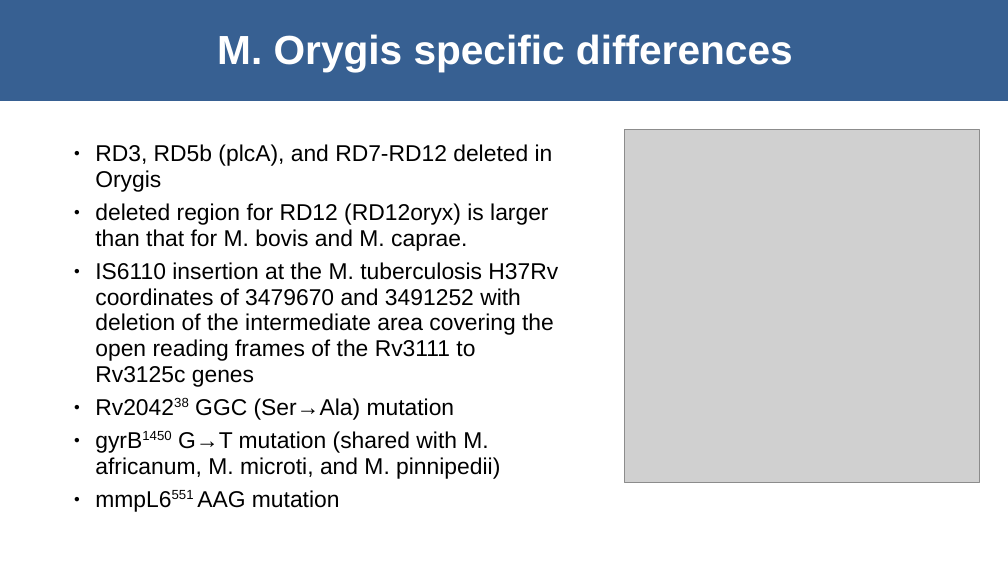
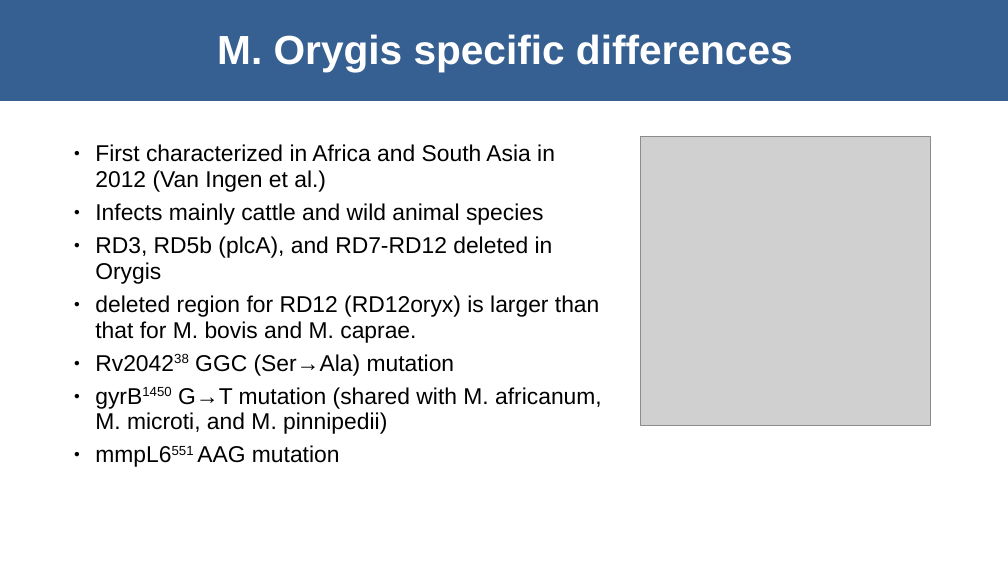
Before and after one commit to dmnfarrell/mtbdiff, a slide deck: slide 9 of orygis_project/talk_nov19.odp (slide 10 before the commit). Drawn at 1008x567 pixels with LibreOffice and Linux fonts; fonts in the diff are those of the drawing; grey boxes stand for pictures. Boxes give left, top, right and bottom in pixels: in the first picture for what was removed or moved away, otherwise in the second. Text is boxed around its words. In the diff, an @@ line names an element or a change of style, - is before the commit and + after.

```diff
--- a/orygis_project/talk_nov19.odp
+++ b/orygis_project/talk_nov19.odp
@@ text at box(95, 144, 555, 225): paragraphs added @@
+● First characterized in Africa and South Asia in 2012 (Van Ingen et al.)
+● Infects mainly cattle and wild animal species
@@ picture: place and size @@
-picture at box(625, 130, 980, 483)
+picture at box(641, 137, 931, 425)
@@ text at box(95, 262, 558, 387): paragraph removed @@
-● IS6110 insertion at the M. tuberculosis H37Rv coordinates of 3479670 and 3491252 with deletion of the intermediate area covering the open reading frames of the Rv3111 to Rv3125c genes
```
Also in this commit, not shown: 2 other slides changed, 3 other files.
